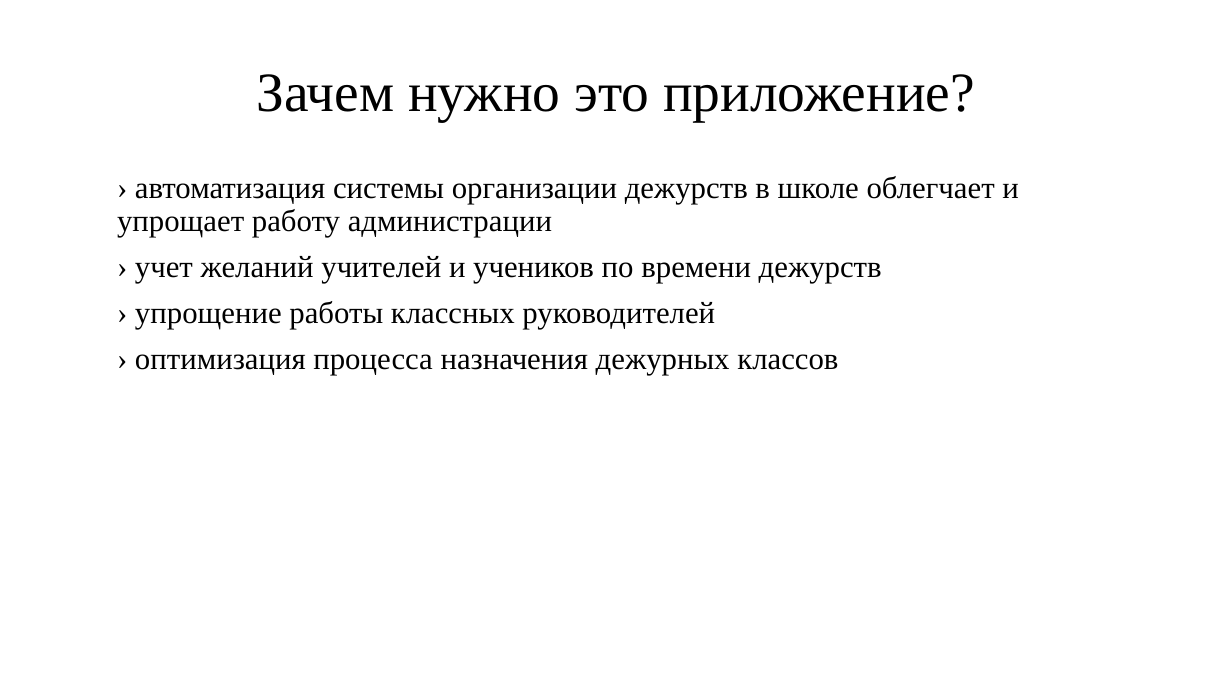
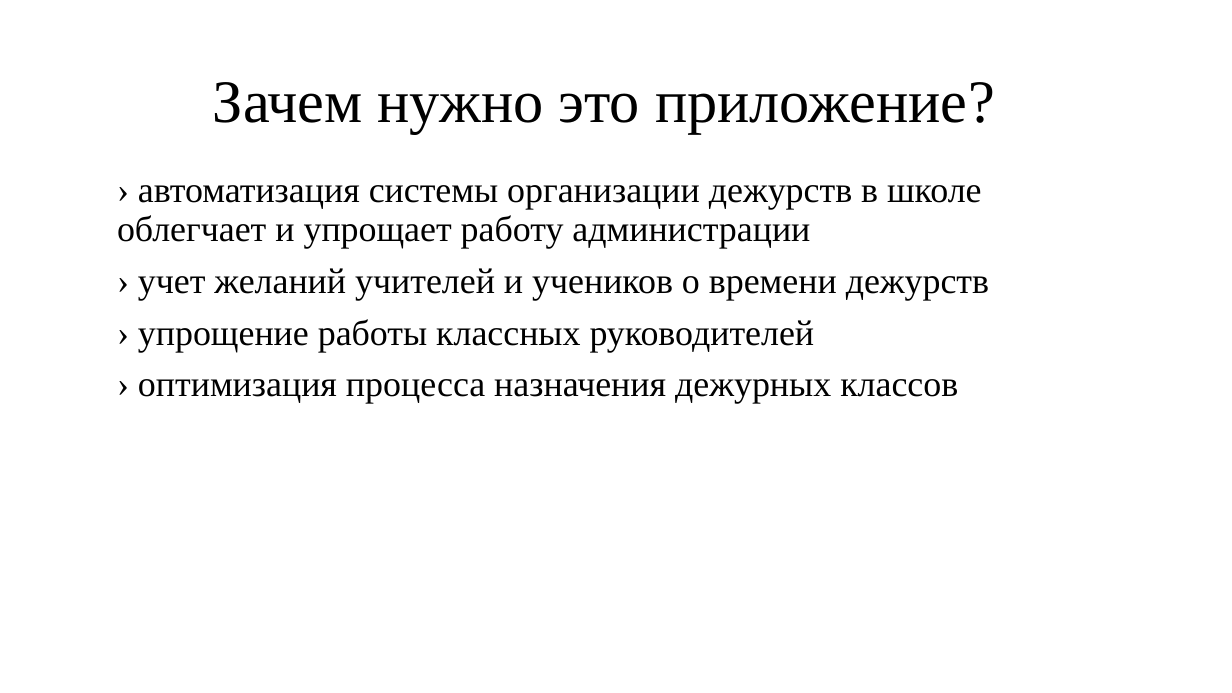
Before and after one commit to sk3feel/YandexProject1, a slide deck: slide 2 of Documentation/Презентация проекта.pptx. Drawn at 1232x693 pixels with LibreOffice and Linux fonts; fonts in the diff are those of the drawing. Boxes give left, top, right and bottom in pixels: in the first picture for what was removed or moved away, otherwise in the second. Text is boxed around its words. In the diff, an @@ line names an element or a change of style, - is before the commit and + after.

```diff
--- a/Documentation/Презентация проекта.pptx
+++ b/Documentation/Презентация проекта.pptx
@@ title "Зачем нужно это приложение?": place and size @@
-title "Зачем нужно это приложение?" at [257,74,975,122]
+title "Зачем нужно это приложение?" at [213,82,995,134]
@@ title "Зачем нужно это приложение?" at [213,82,995,134]: size 43.2 to 47 pt; line spacing 0.9 to 1 @@
@@ subtitle at [117,185,982,404]: size 24 to 28 pt in "› автоматизация системы организации дежурств в школе ...", "› упрощение работы классных руководителей", "› оптимизация процесса назначения дежурных классов" @@
@@ subtitle at [138,268,989,300]: text changed; size 24 to 28 pt @@
-› учет желаний учителей и учеников по времени дежурств
+› учет желаний учителей и учеников о времени дежурств
```
Also in this commit, not shown: 4 other slides changed, 2 slides added.
